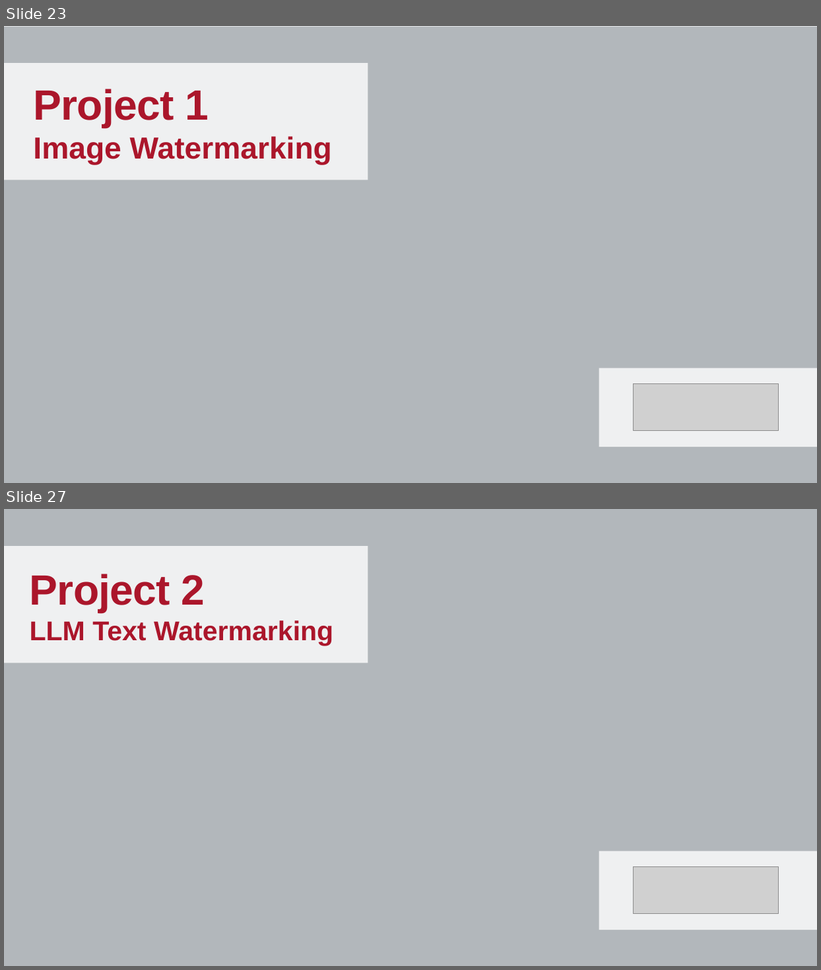
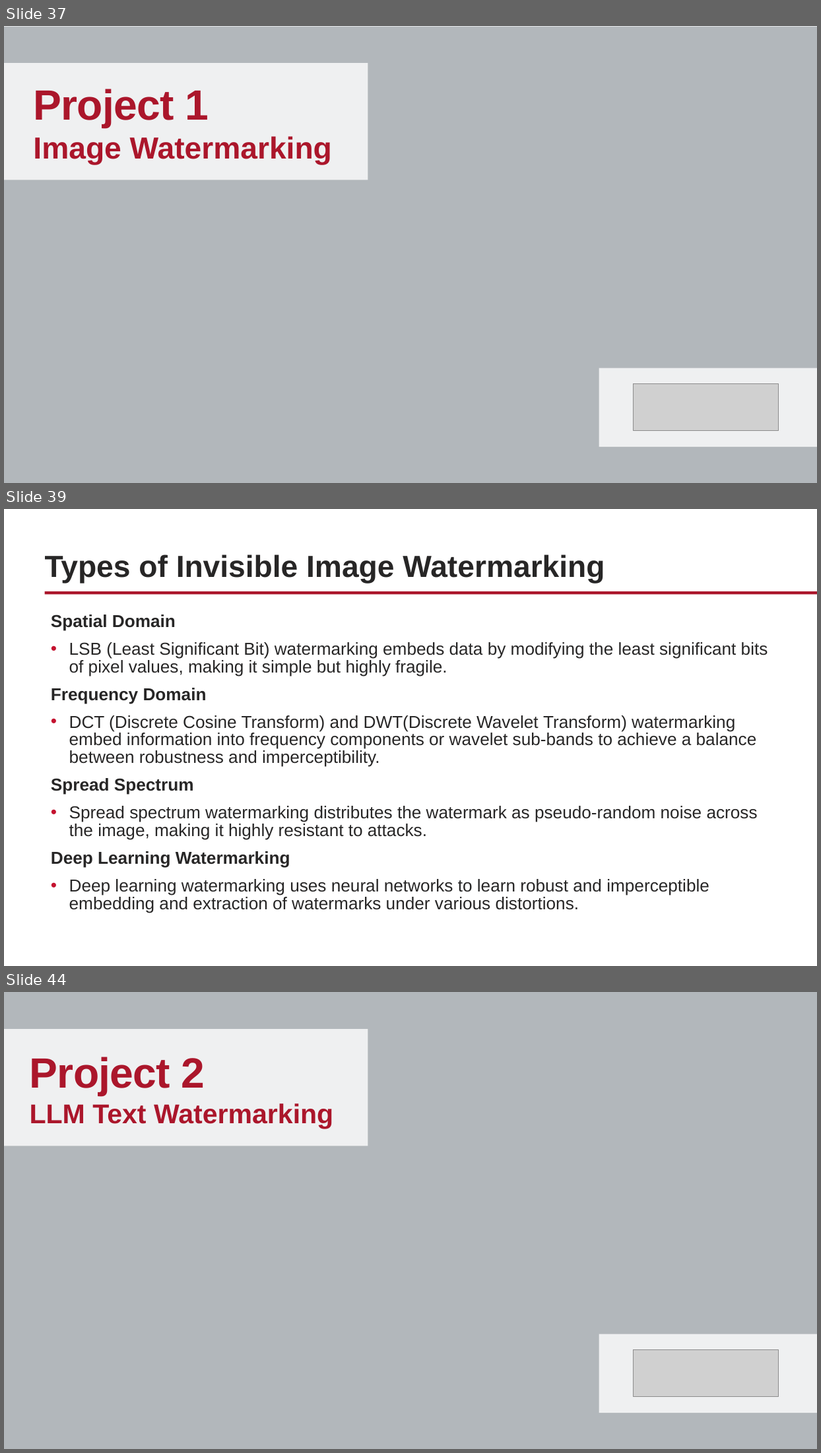
Before and after one commit to WPI-LIONS-Group/NAIRR-Workshops, a slide deck: 2.2/2.2 NAIRR Workshop.pptx. Shown one above the other, each under a label of ours: slides 23 and 27 before the commit, slides 37, 39 and 44 after it; the slides between them are not shown. The pictures are 821x970 and 821x1453 pixels, drawn with LibreOffice and Linux fonts; fonts in the diff are those of the drawing; grey boxes stand for pictures; background and template pictures are left out. Boxes give left, top, right and bottom in pixels: in the first picture for what was removed or moved away, otherwise in the second. Text is boxed around its words. In the diff, an @@ line names an element or a change of style, - is before the commit and + after.

```diff
--- a/2.2/2.2 NAIRR Workshop.pptx
+++ b/2.2/2.2 NAIRR Workshop.pptx
@@ slide 39 added at [4, 509, 817, 966], background #FFFFFF; not listed: 1 template element that a slide beside it also shows @@
@@ title added at [45, 555, 605, 584], 36 pt, text #272626, bold @@
+Types of Invisible Image Watermarking
@@ text added at [51, 642, 768, 913], 20.4 pt, text #272626 @@
+Spatial Domain
+• LSB (Least Significant Bit) watermarking embeds data by modifying the least significant bits of pixel values, making it simple but highly fragile.
+Frequency Domain
+• DCT (Discrete Cosine Transform) and DWT(Discrete Wavelet Transform) watermarking embed information into frequency components or wavelet sub-bands to achieve a balance between robustness and imperceptibility.
+Spread Spectrum
+• Spread spectrum watermarking distributes the watermark as pseudo-random noise across the image, making it highly resistant to attacks.
+Deep Learning Watermarking
+• Deep learning watermarking uses neural networks to learn robust and imperceptible embedding and extraction of watermarks under various distortions.
@@ what was slide 23 is now slide 37 @@
@@ what was slide 27 is now slide 44 @@
```
Also in this commit, not shown: 8 slides changed, 33 other slides added, 9 slides removed, 2 other files.
